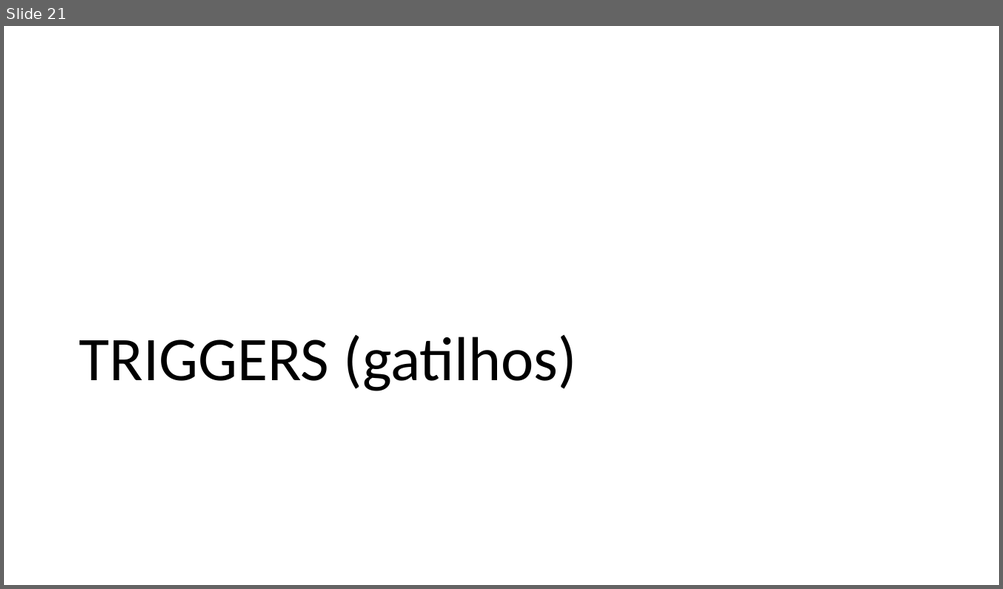
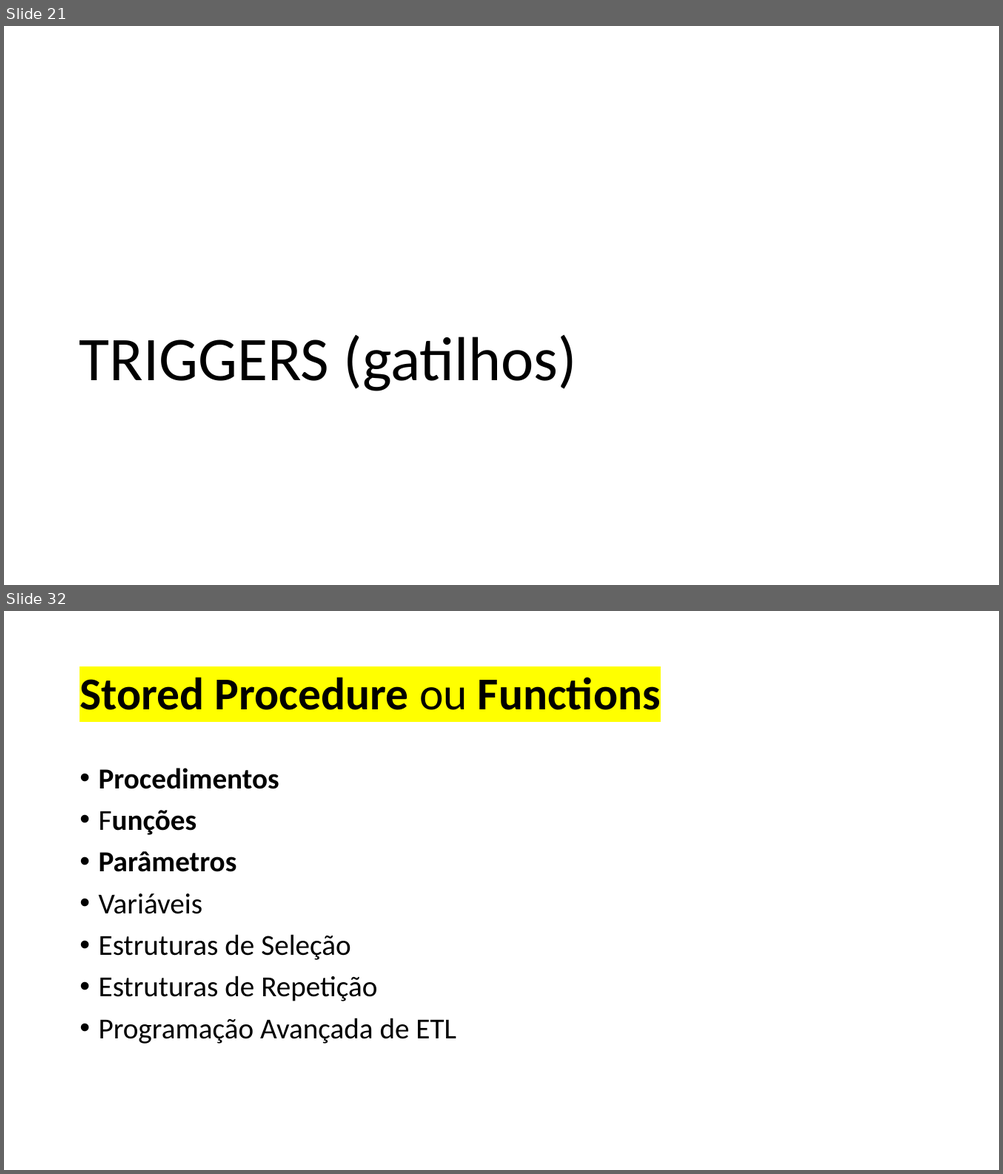
Before and after one commit to lucioamarante/prova_feira, a slide deck: Desafios_SQL.pptx. Shown one above the other, each under a label of ours: slide 21 before the commit, slides 21 and 32 after it; the slides between them are not shown. The pictures are 1003x589 and 1003x1174 pixels, drawn with LibreOffice and Linux fonts; fonts in the diff are those of the drawing. Boxes give left, top, right and bottom in pixels: in the first picture for what was removed or moved away, otherwise in the second. Text is boxed around its words. In the diff, an @@ line names an element or a change of style, - is before the commit and + after.

```diff
--- a/Desafios_SQL.pptx
+++ b/Desafios_SQL.pptx
@@ slide 32 added at <box>4,611,999,1170</box>, background #FFFFFF @@
@@ title added at <box>79,677,660,710</box>, 44 pt, text #000000, bold @@
+Stored Procedure ou Functions
@@ text added at <box>99,768,456,1044</box>, 28 pt, text #000000 @@
+• Procedimentos
+• Funções
+• Parâmetros
+• Variáveis
+• Estruturas de Seleção
+• Estruturas de Repetição
+• Programação Avançada de ETL
```
Also in this commit, not shown: 12 other slides added, 18 other files.
